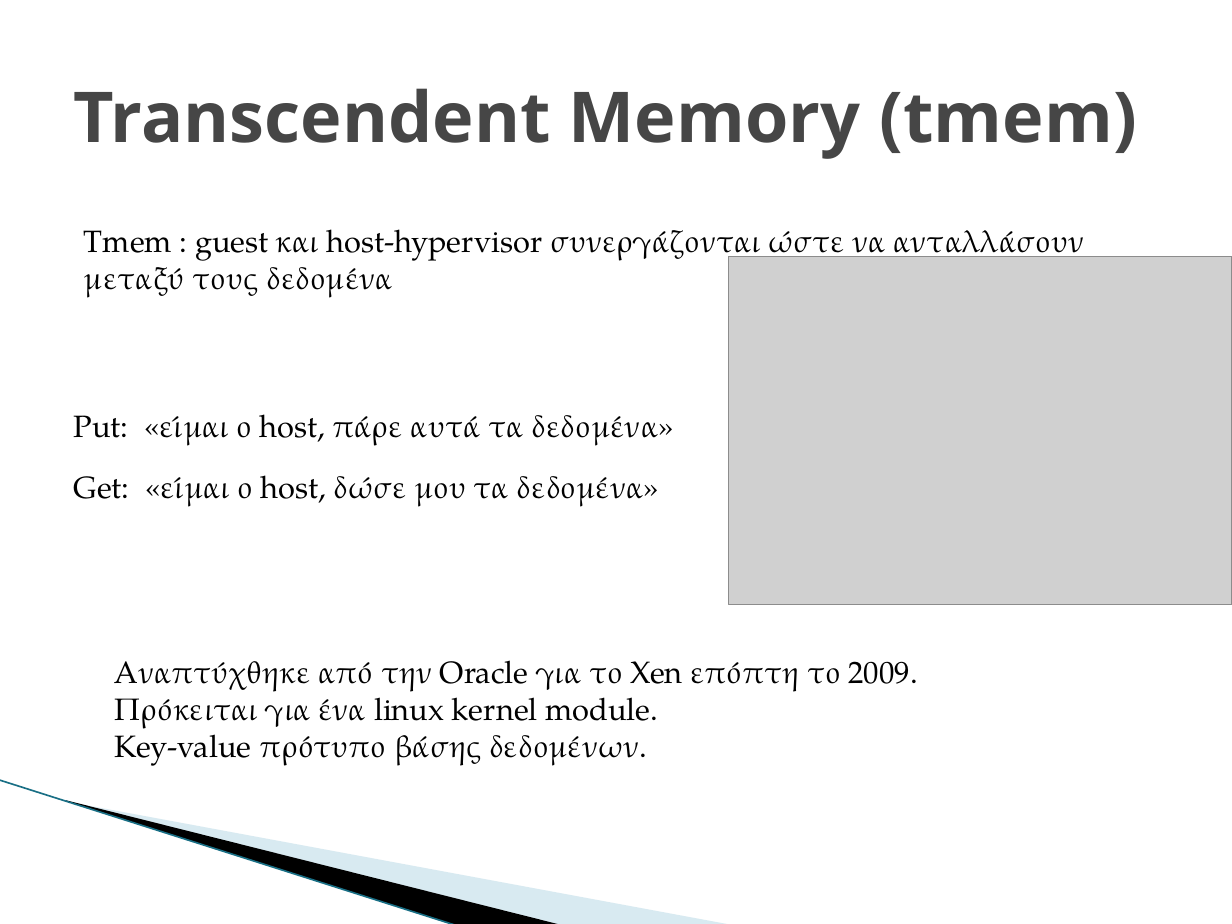
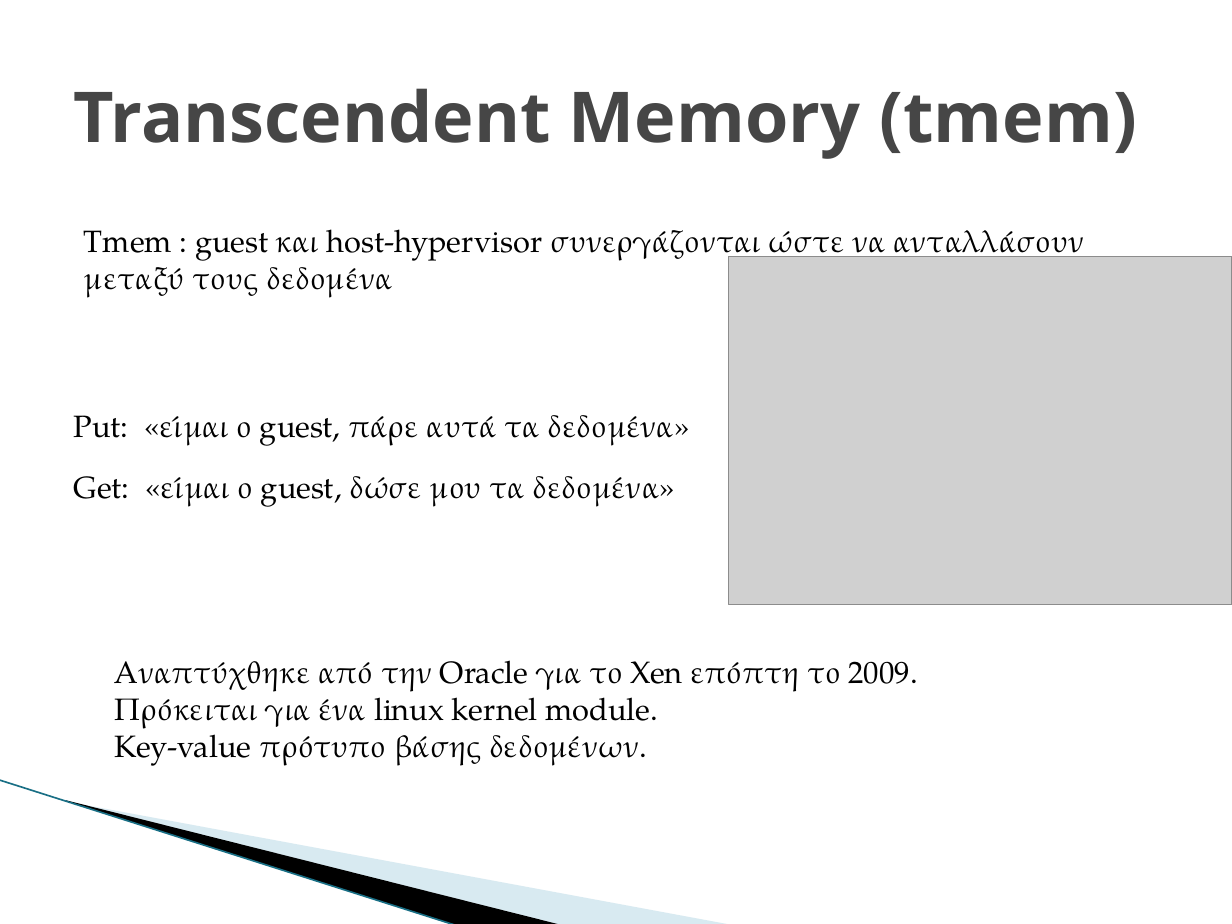
Before and after one commit to GiannhsAravantinos/ntua-diplwmatikh, a slide deck: slide 21 of paper/parousiasiDiplw.pptx. Drawn at 1232x924 pixels with LibreOffice and Linux fonts; fonts in the diff are those of the drawing; grey boxes stand for pictures; background and template pictures are left out. Boxes give left, top, right and bottom in pixels: in the first picture for what was removed or moved away, otherwise in the second. Text is boxed around its words. In the diff, an @@ line names an element or a change of style, - is before the commit and + after.

```diff
--- a/paper/parousiasiDiplw.pptx
+++ b/paper/parousiasiDiplw.pptx
@@ text at (x1=74, y1=415, x2=689, y2=446): text changed @@
-Put: «είμαι ο host, πάρε αυτά τα δεδομένα»
+Put: «είμαι ο guest, πάρε αυτά τα δεδομένα»
@@ text at (x1=74, y1=476, x2=675, y2=507): text changed @@
-Get: «είμαι ο host, δώσε μου τα δεδομένα»
+Get: «είμαι ο guest, δώσε μου τα δεδομένα»
```
Also in this commit, not shown: 30 other slides changed.
